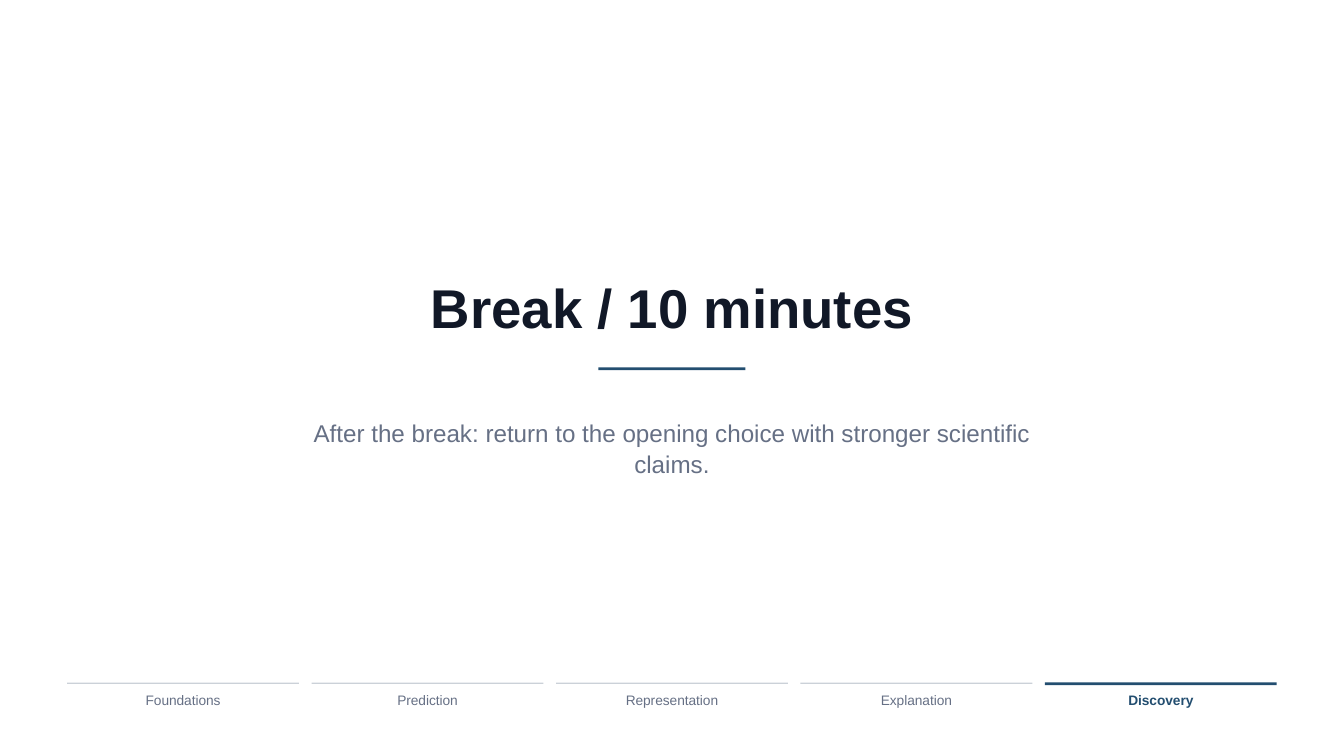
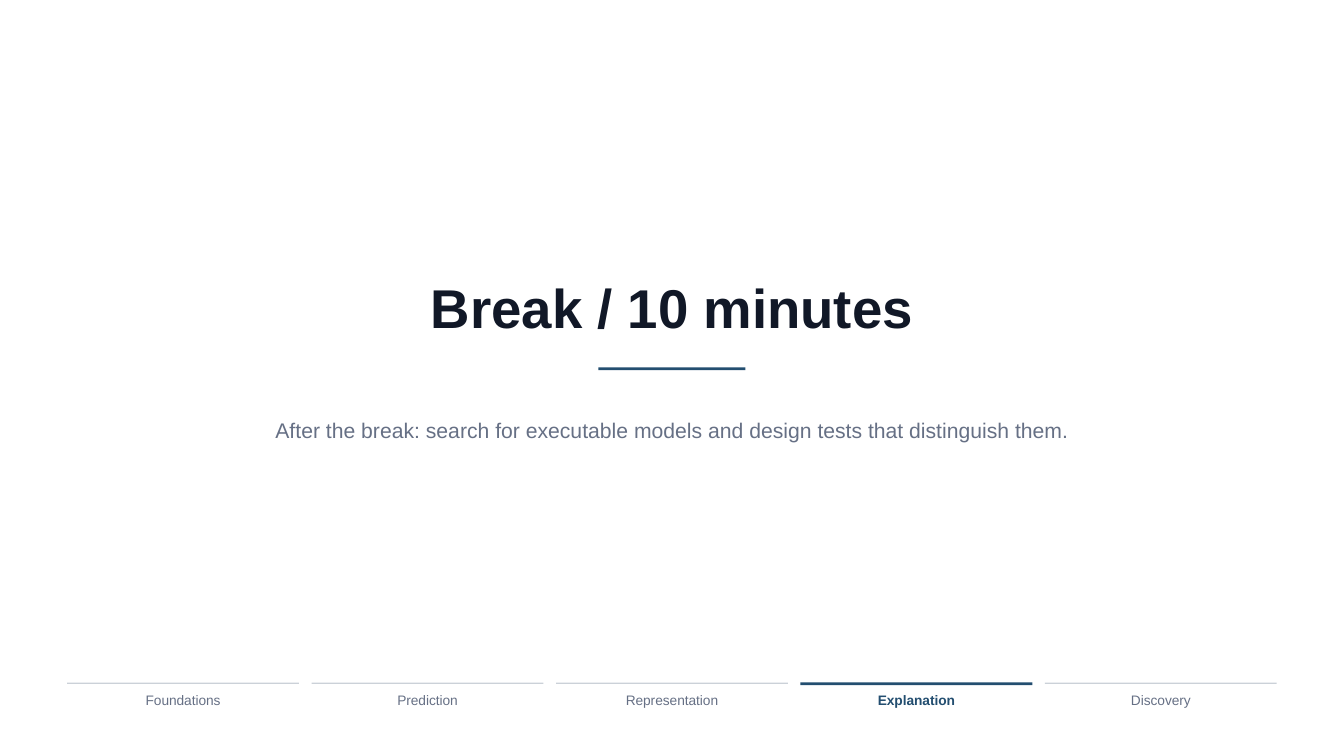
Before and after one commit to xhb120633/LLM_human_decisions, a slide deck: slide 67 of slides/llm_human_decisions_tutorial.pptx (slide 73 before the commit). Drawn at 1344x756 pixels with LibreOffice and Linux fonts; fonts in the diff are those of the drawing. Boxes give left, top, right and bottom in pixels: in the first picture for what was removed or moved away, otherwise in the second. Text is boxed around its words. In the diff, an @@ line names an element or a change of style, - is before the commit and + after.

Commit message:
Move final break before model discovery

```diff
--- a/slides/llm_human_decisions_tutorial.pptx
+++ b/slides/llm_human_decisions_tutorial.pptx
@@ text at <box>275,422,1068,443</box>: text changed; size 17.2 to 15.2 pt @@
-After the break: return to the opening choice with stronger scientific claims.
+After the break: search for executable models and design tests that distinguish them.
@@ rectangle at <box>801,683,1032,686</box>: fill #CBD1D8 to #234E70 @@
@@ rectangle at <box>1046,683,1277,684</box>: fill #234E70 to #CBD1D8 @@
@@ text "Explanation" at <box>878,695,955,708</box>: text colour #667085 to #234E70, bold on @@
@@ text "Discovery" at <box>1131,695,1191,708</box>: text colour #234E70 to #667085, bold off @@
```
Also in this commit, not shown: 5 other slides changed, 1 other file.
